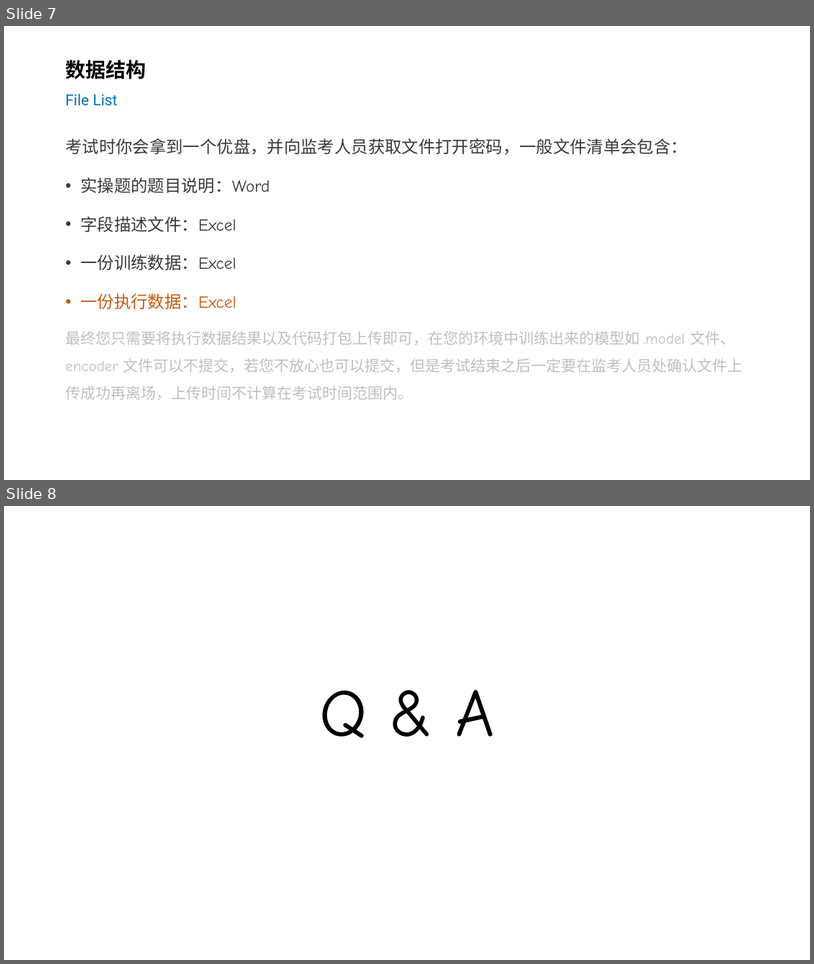
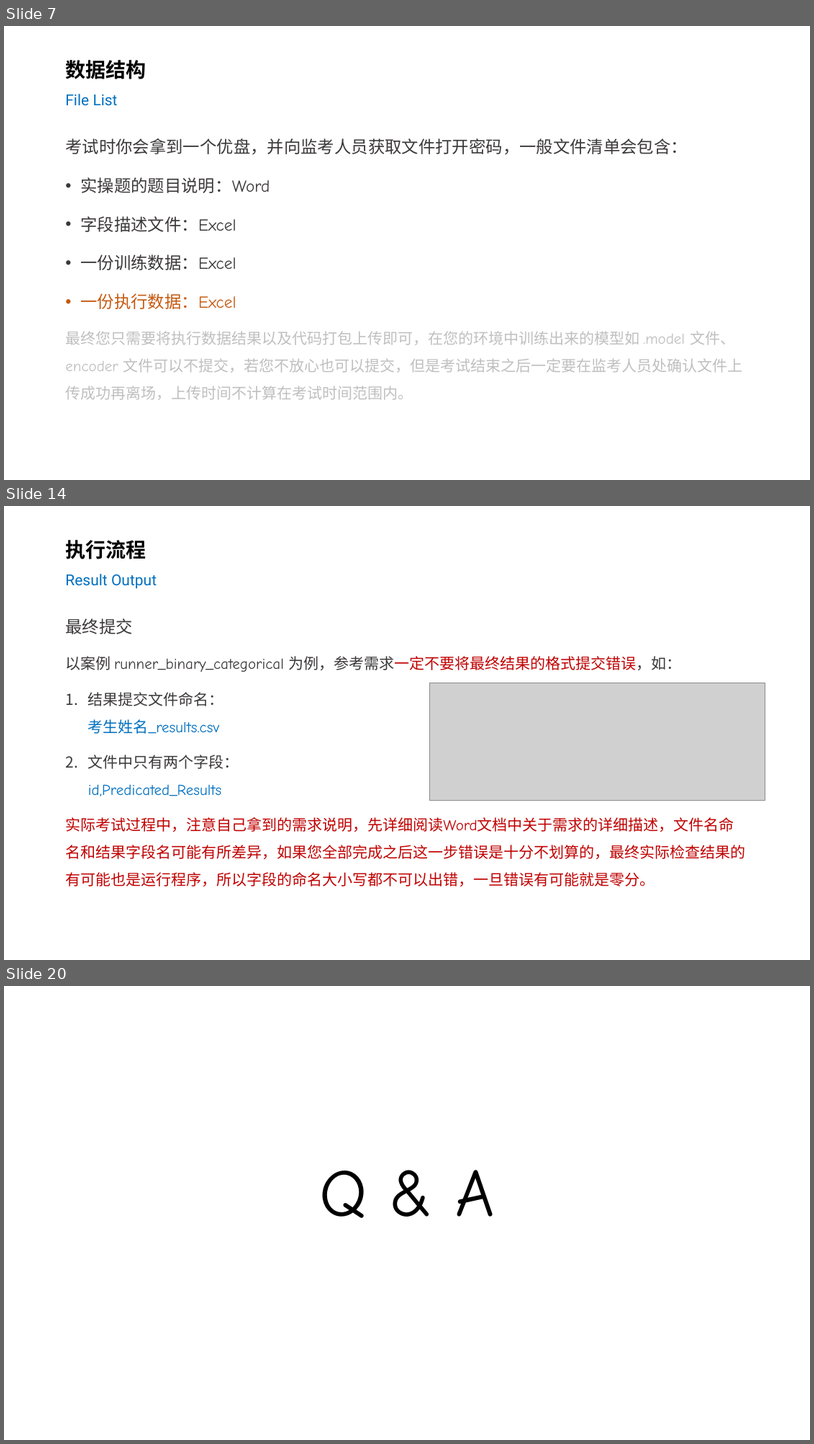
Before and after one commit to silentbalanceyh/cda-exam, a slide deck: ppt/01.基本准备.pptx. Shown one above the other, each under a label of ours: slides 7 and 8 before the commit, slides 7, 14 and 20 after it; the slides between them are not shown. The pictures are 814x964 and 814x1444 pixels, drawn with LibreOffice and Linux fonts; fonts in the diff are those of the drawing; grey boxes stand for pictures; background and template pictures are left out. Boxes give left, top, right and bottom in pixels: in the first picture for what was removed or moved away, otherwise in the second. Text is boxed around its words. In the diff, an @@ line names an element or a change of style, - is before the commit and + after.

```diff
--- a/ppt/01.基本准备.pptx
+++ b/ppt/01.基本准备.pptx
@@ slide 14 added at (x1=4, y1=506, x2=810, y2=960), background #FFFFFF @@
@@ title added at (x1=65, y1=540, x2=157, y2=589), 18 pt, text #0070C0 @@
+执行流程
+Result Output
@@ text added at (x1=65, y1=618, x2=746, y2=886), 18 pt, text #C00000 @@
+最终提交
+以案例 runner_binary_categorical 为例，参考需求一定不要将最终结果的格式提交错误，如：
+1. 结果提交文件命名：
+   考生姓名_results.csv
+2. 文件中只有两个字段：
+   id,Predicated_Results
+实际考试过程中，注意自己拿到的需求说明，先详细阅读Word文档中关于需求的详细描述，文件名命名和结果字段名可能有所差异，如果您全部完成之后这一步错误是十分不划算的，最终实际检查结果的有可能也是运行程序，所以字段的命名大小写都不可以出错，一旦错误有可能就是零分。
@@ picture added at (x1=430, y1=682, x2=766, y2=800) @@
@@ what was slide 8 is now slide 20 @@
```
Also in this commit, not shown: 11 other slides added.
